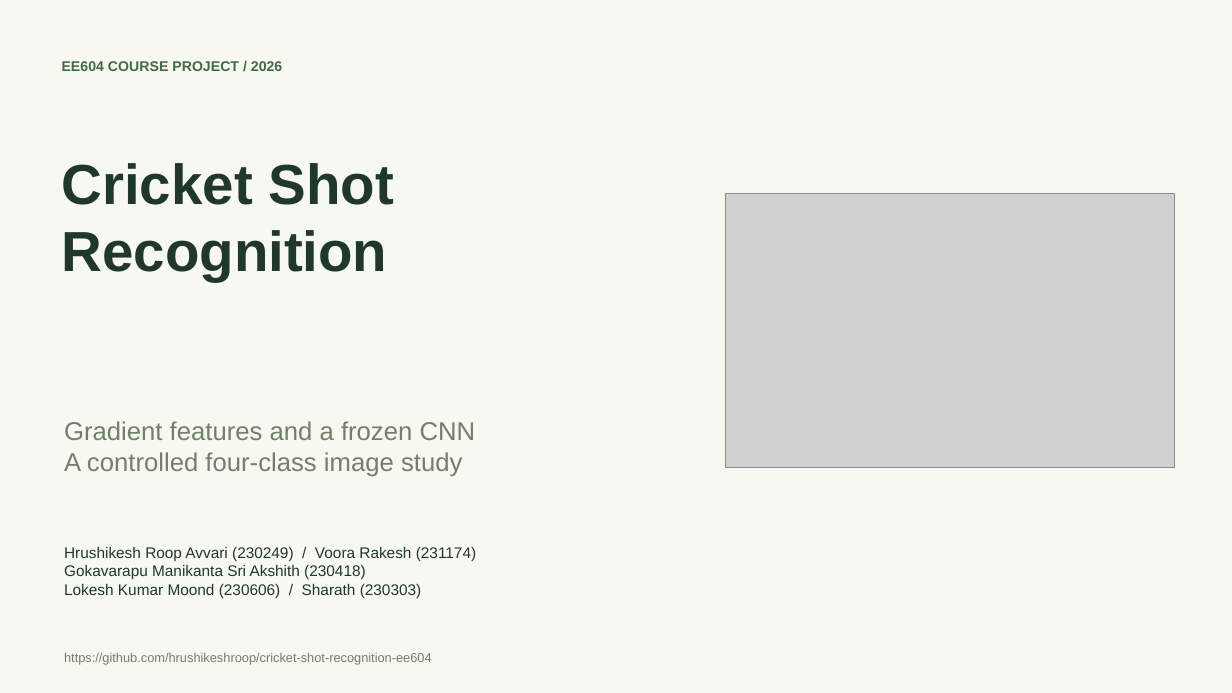
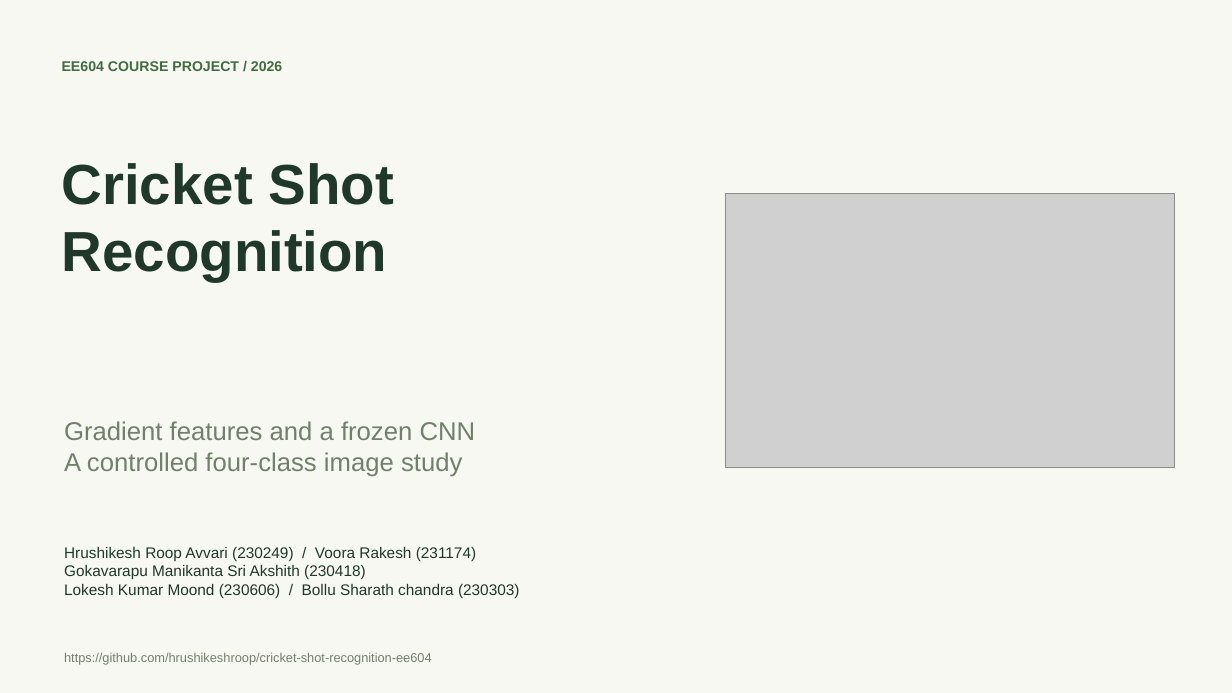
Before and after one commit to hrushikeshroop/cricket-shot-recognition-ee604, a slide deck: slide 1 of output/presentation/CricketShot_Presentation.pptx. Drawn at 1232x693 pixels with LibreOffice and Linux fonts; fonts in the diff are those of the drawing; grey boxes stand for pictures. Boxes give left, top, right and bottom in pixels: in the first picture for what was removed or moved away, otherwise in the second. Text is boxed around its words. In the diff, an @@ line names an element or a change of style, - is before the commit and + after.

```diff
--- a/output/presentation/CricketShot_Presentation.pptx
+++ b/output/presentation/CricketShot_Presentation.pptx
@@ text at (64,547,520,598): text changed @@
-Hrushikesh Roop Avvari (230249) / Voora Rakesh (231174)
-Gokavarapu Manikanta Sri Akshith (230418)
-Lokesh Kumar Moond (230606) / Sharath (230303)
+Hrushikesh Roop Avvari (230249) / Voora Rakesh (231174)
+Gokavarapu Manikanta Sri Akshith (230418)
+Lokesh Kumar Moond (230606) / Bollu Sharath chandra (230303)
```
Also in this commit, not shown: 16 other files.
